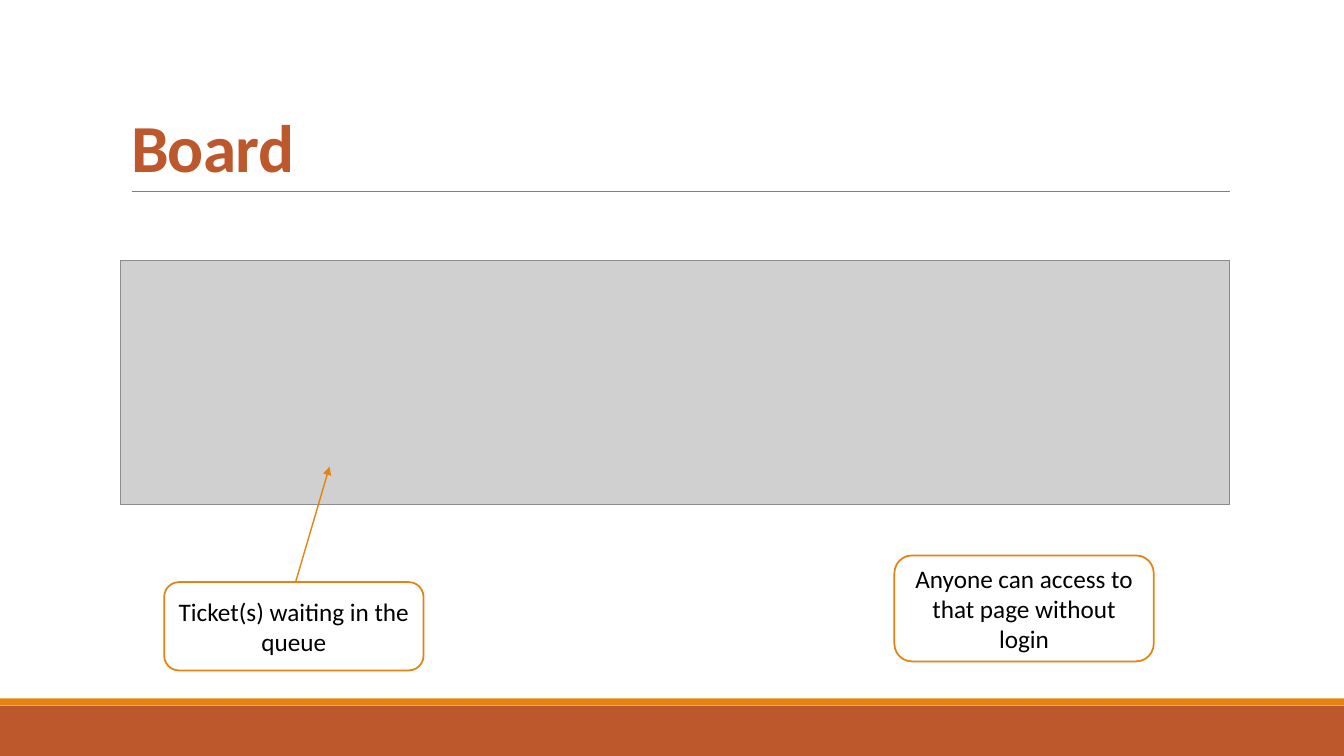
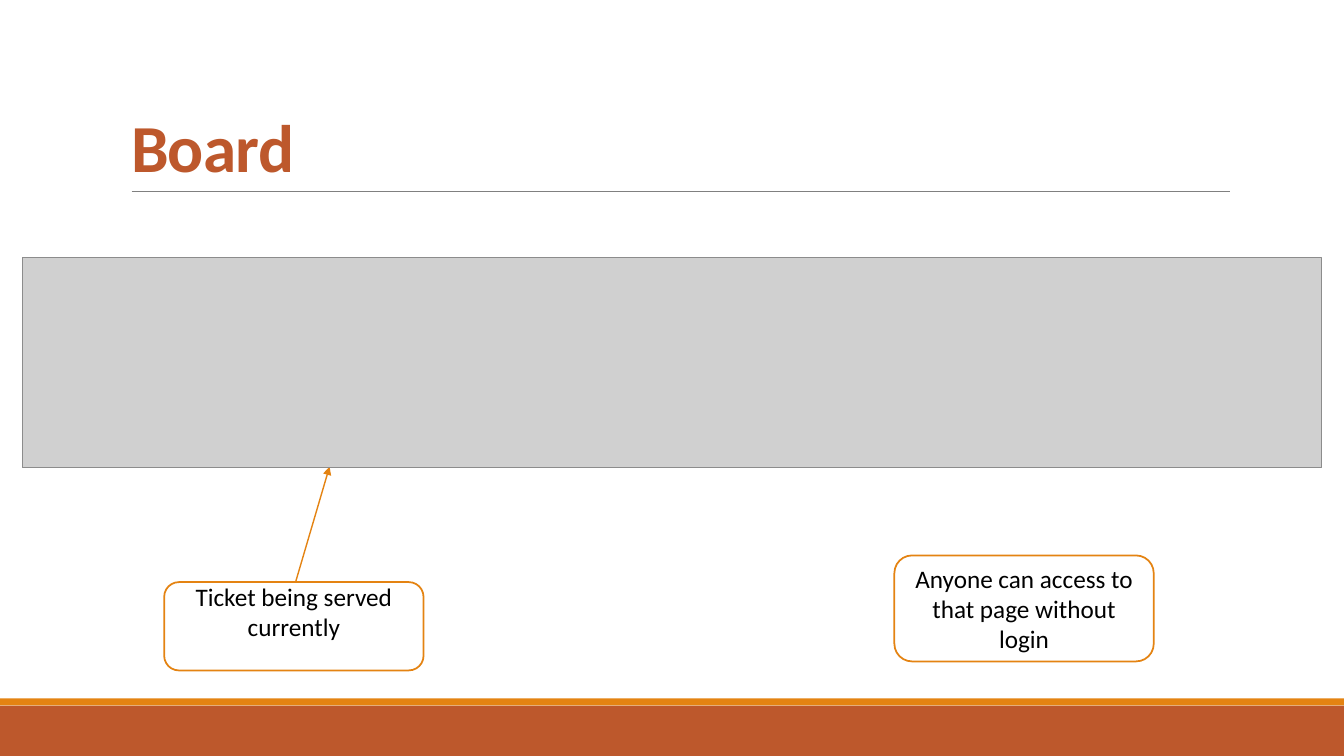
Before and after one commit to djemar/se2021-04-OfficeQueueManager, a slide deck: slide 7 of PresentationW1.pptx (slide 3 before the commit). Drawn at 1344x756 pixels with LibreOffice and Linux fonts; fonts in the diff are those of the drawing; grey boxes stand for pictures. Boxes give left, top, right and bottom in pixels: in the first picture for what was removed or moved away, otherwise in the second. Text is boxed around its words. In the diff, an @@ line names an element or a change of style, - is before the commit and + after.

```diff
--- a/PresentationW1.pptx
+++ b/PresentationW1.pptx
@@ picture: place and size @@
-picture at (121,261,1230,505)
+picture at (22,258,1323,468)
@@ text in rounded rectangle at (196,588,392,640): text changed @@
-Ticket(s) waiting in the queue
+Ticket being served currently
```
Also in this commit, not shown: 4 other slides changed, 5 slides added, 1 slide removed, 2 other files.
